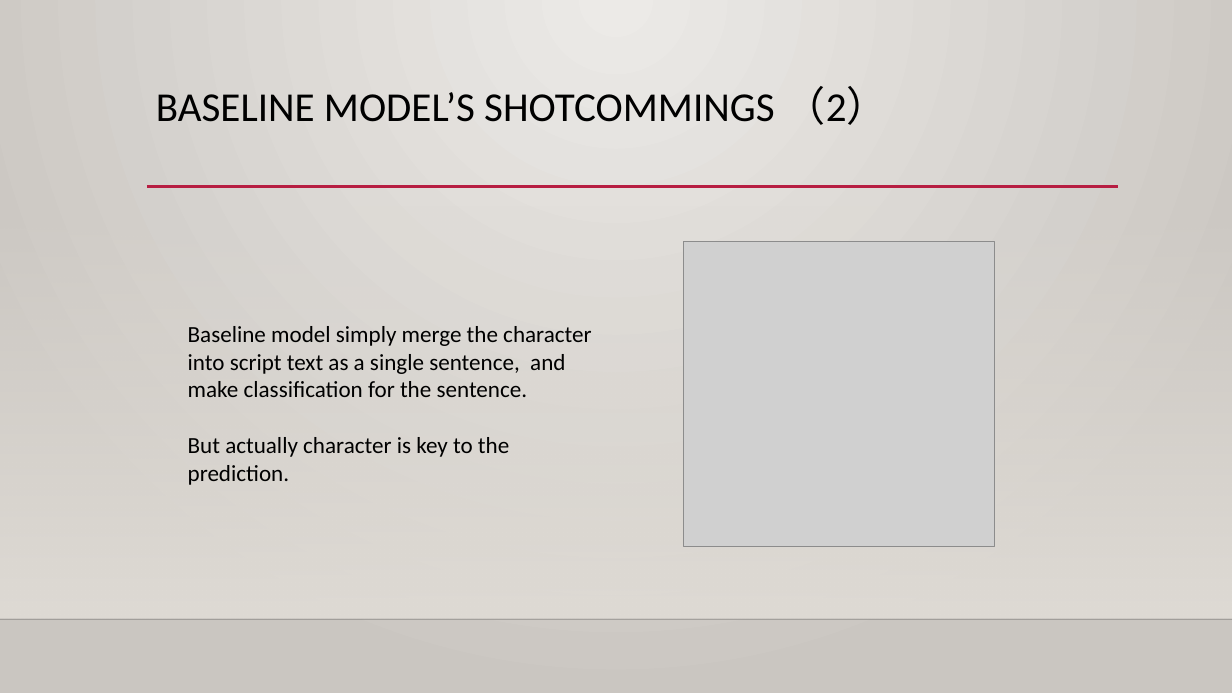
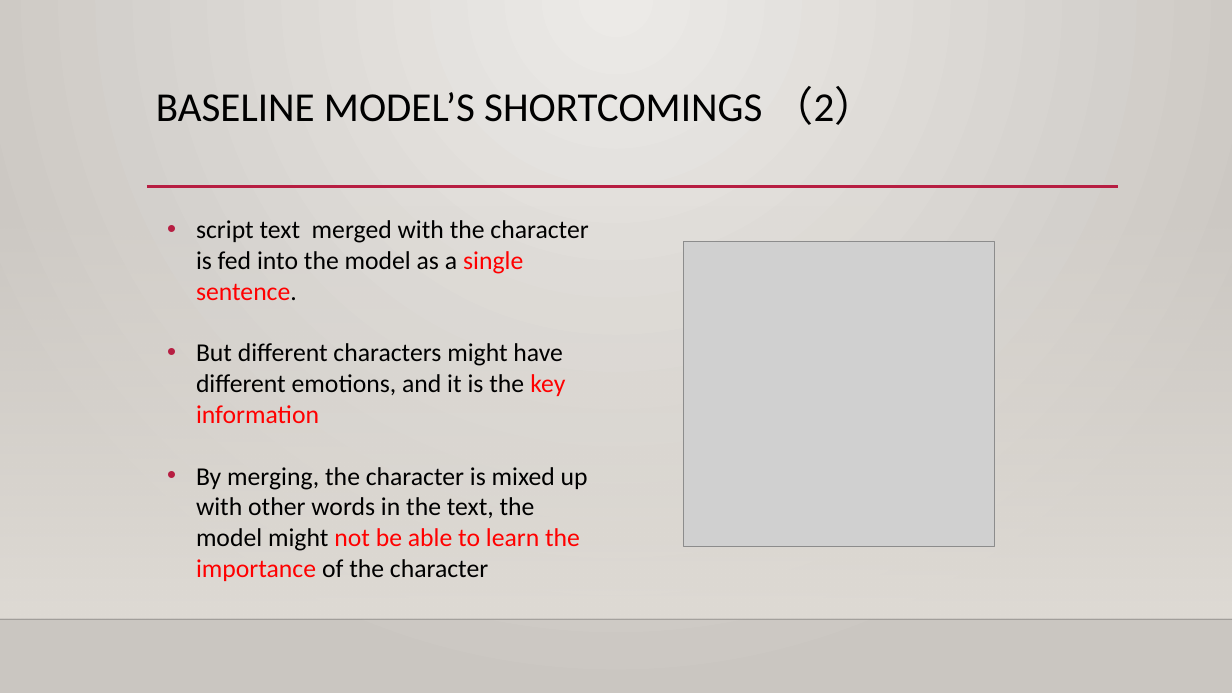
Before and after one commit to ErinYY/IIT-CS584-course-project-script_emotion, a slide deck: slide 13 of CS584_Team39_Presentation1_tjh.pptx (slide 10 before the commit). Drawn at 1232x693 pixels with LibreOffice and Linux fonts; fonts in the diff are those of the drawing; grey boxes stand for pictures; background and template pictures are left out. Boxes give left, top, right and bottom in pixels: in the first picture for what was removed or moved away, otherwise in the second. Text is boxed around its words. In the diff, an @@ line names an element or a change of style, - is before the commit and + after.

```diff
--- a/CS584_Team39_Presentation1_tjh.pptx
+++ b/CS584_Team39_Presentation1_tjh.pptx
@@ title at [156, 86, 876, 125]: text changed @@
-BASELINE MODEL’S SHOTCOMMINGS （2）
+BASELINE MODEL’S SHORTCOMINGS （2）
@@ text at [196, 220, 588, 581]: text changed; size 18 to 20 pt @@
-Baseline model simply merge the character into script text as a single sentence, and make classification for the sentence.
-But actually character is key to the prediction.
+• script text merged with the character is fed into the model as a single sentence.
+• But different characters might have different emotions, and it is the key information
+• By merging, the character is mixed up with other words in the text, the model might not be able to learn the importance of the character
```
Also in this commit, not shown: 9 other slides changed, 2 slides added, 1 slide removed.
